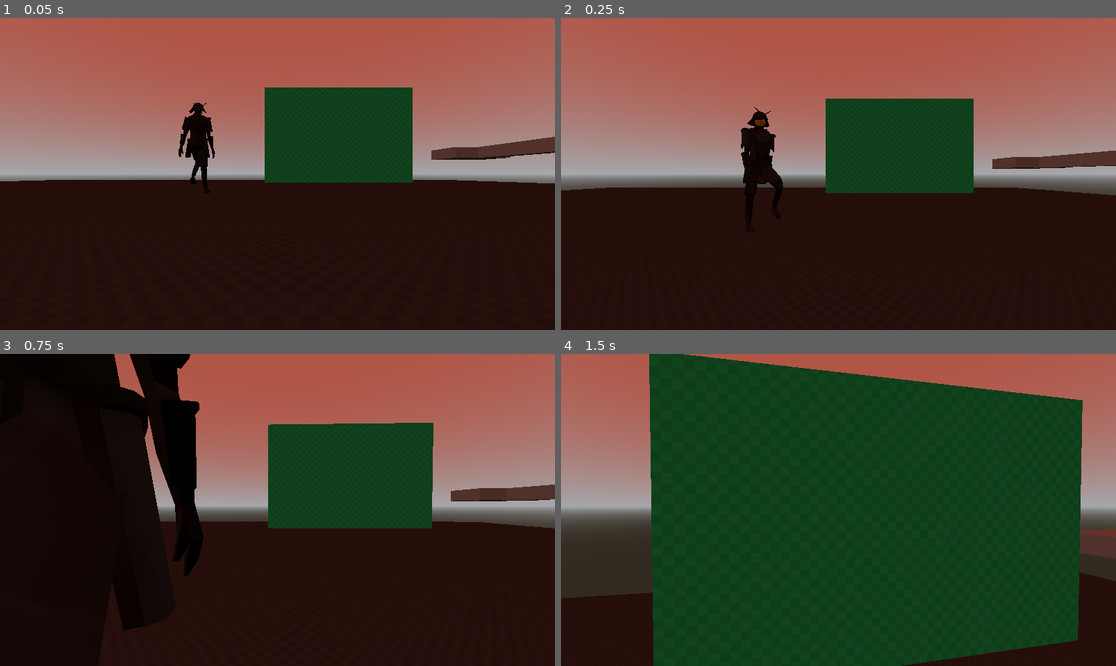
Above: before the commit, frames 1-4 (two rows, left to right).
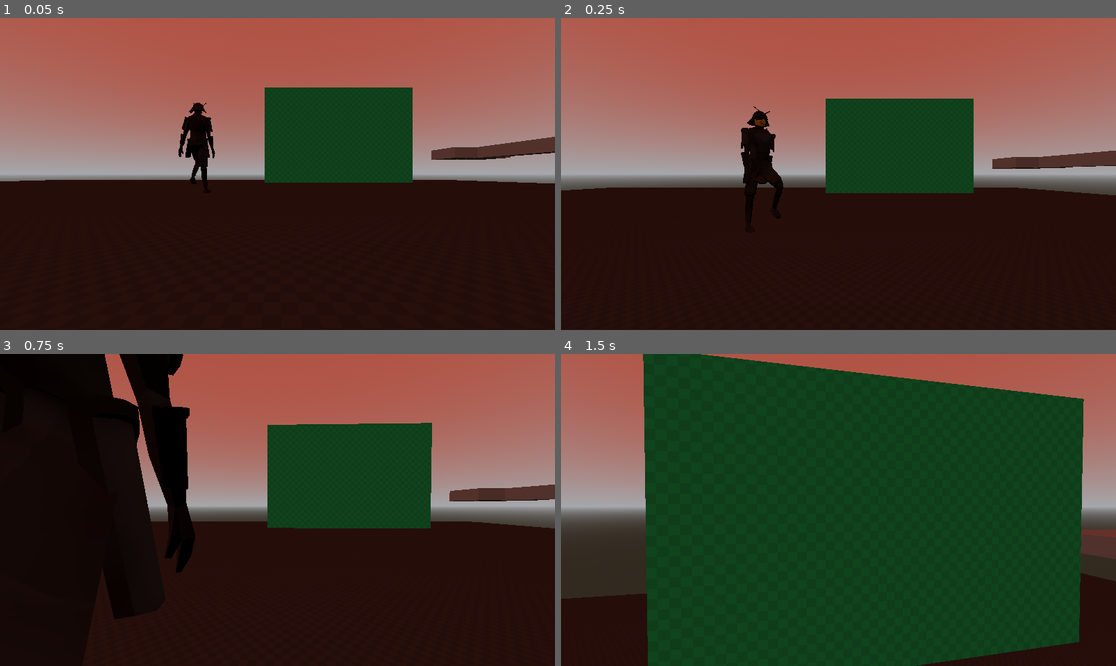
Above: after the commit, the same moments.

Repository: johnwdodge/pacmanninja
Game: Godot game, scene res://scenes/levels/test_level_2.tscn
Same seed, same stepped clock (60 frames per second), same inputs: the game is played once before the commit and once after it. This scene is started directly instead of the project's main scene.
Inputs (mouse positions are in pixels of both pictures, inside the frame that each line leads up to):
- Up to frame 1 (0.05 s): no input
- Up to frame 2 (0.25 s): no input
- Up to frame 3 (0.75 s): tap Enter at 0.5 s; move the mouse to (271, 516) at 0.52 s; hold W (move_forward) from 0.53 s (still down); hold Ctrl (crouch) from 0.53 s (still down)
- Up to frame 4 (1.5 s): keep holding W (move_forward); tap Space (jump) at 0.77 s; move the mouse to (877, 513) at 1.27 s; release Ctrl (crouch) at 1.28 s; tap Shift (sprint) at 1.35 s

Frame 1 is identical in both runs. In frame 2, less than 0.1% of the frame differs, in the area x 32-41%, y 28-65%; in frame 3, 3.2%, in the area x 18-100%, y 0-89%; in frame 4, 1.8%.

Commit message:
Update simple_ai.tscn

Diff:
--- a/scenes/simple_ai.tscn
+++ b/scenes/simple_ai.tscn
@@ -9,7 +9,7 @@
 
 [node name="SimpleAI" type="CharacterBody3D" unique_id=970802604]
 script = ExtResource("1_rnssq")
-move_speed = 30.0
+move_speed = 40.0
 
 [node name="MeshInstance3D" type="MeshInstance3D" parent="." unique_id=1665810567]
 transform = Transform3D(1, 0, 0, 0, 1, 0, 0, 0, 1, 0, 1, 0)
